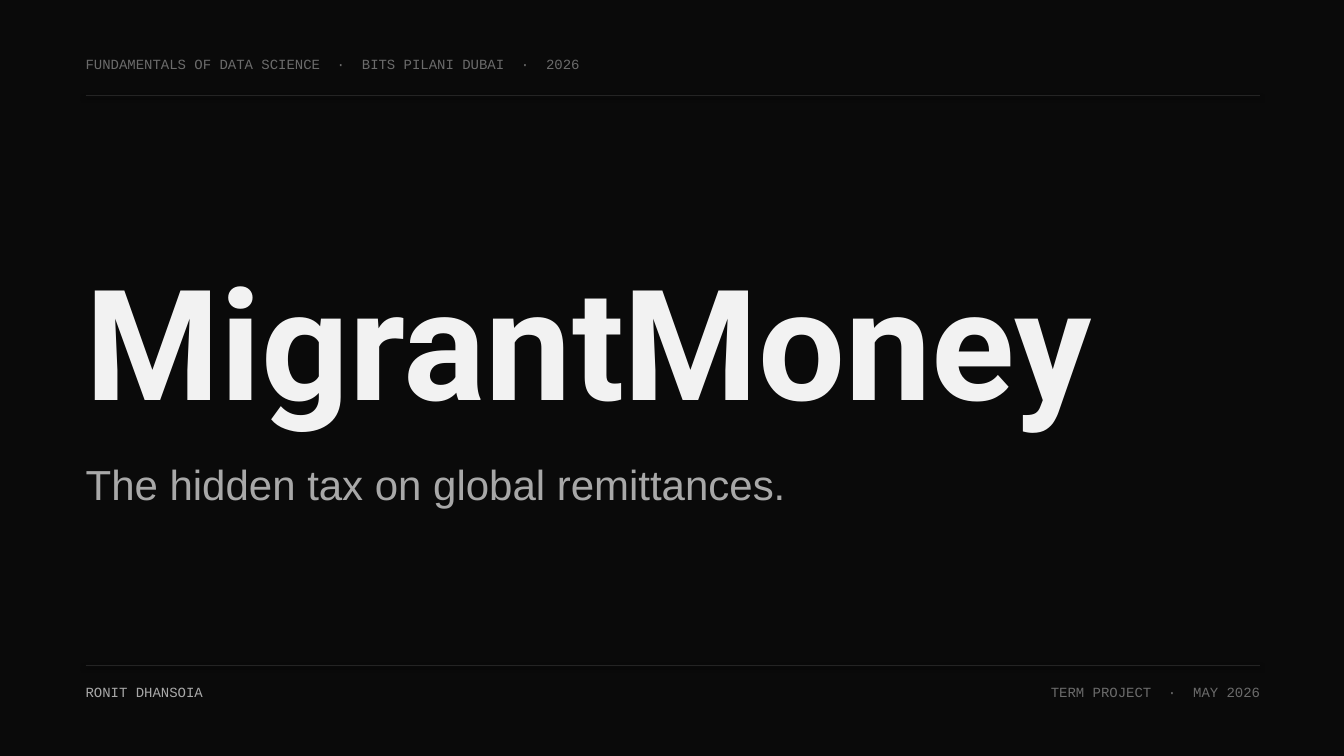
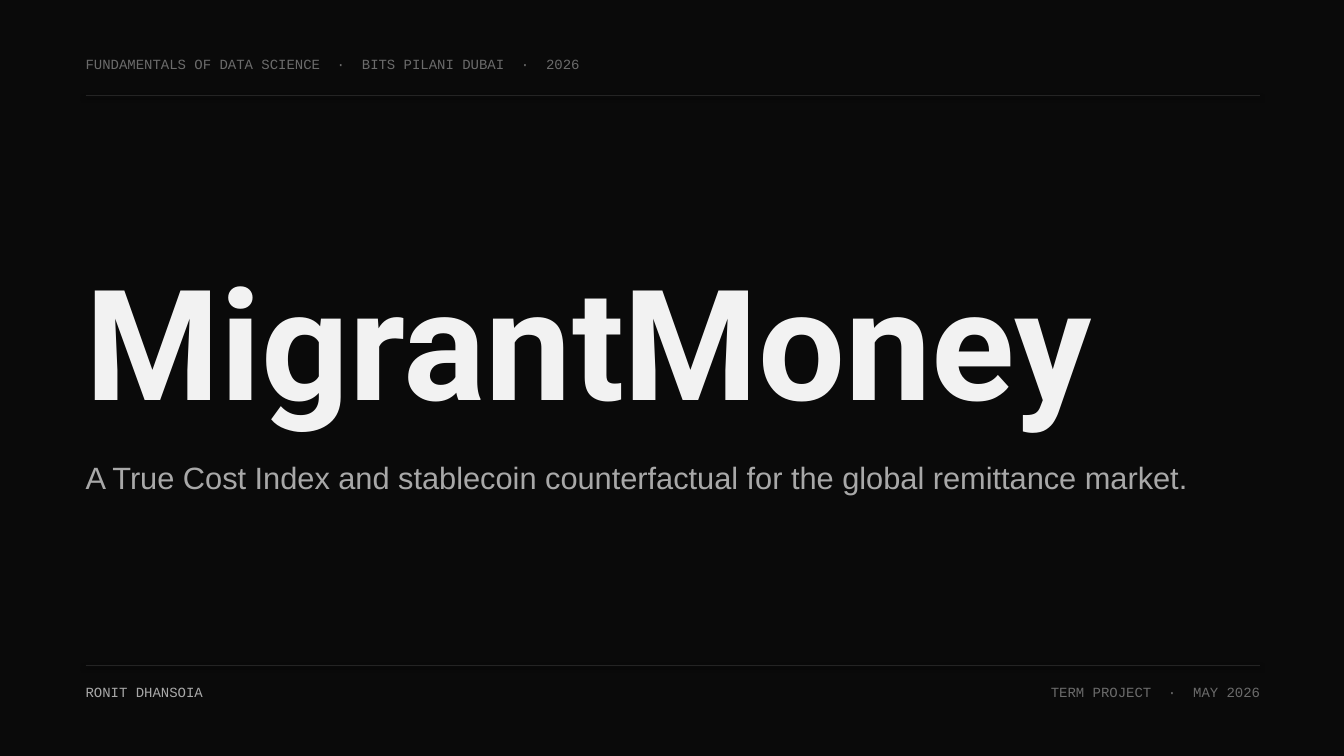
Before and after one commit to ronitdhansoia/fds, a slide deck: slide 1 of report/MigrantMoney_Presentation.pptx. Drawn at 1344x756 pixels with LibreOffice and Linux fonts; fonts in the diff are those of the drawing. Boxes give left, top, right and bottom in pixels: in the first picture for what was removed or moved away, otherwise in the second. Text is boxed around its words. In the diff, an @@ line names an element or a change of style, - is before the commit and + after.

```diff
--- a/report/MigrantMoney_Presentation.pptx
+++ b/report/MigrantMoney_Presentation.pptx
@@ text at box(86, 466, 1187, 495): text changed; size 30 to 22 pt @@
-The hidden tax on global remittances.
+A True Cost Index and stablecoin counterfactual for the global remittance market.
```
Also in this commit, not shown: 14 other slides changed, 3 slides added, 2 slides removed, 1 other file.
